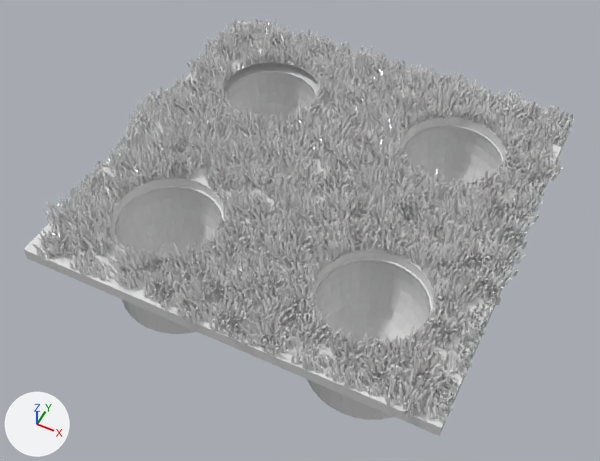
The Blender file GUI/assets/ModelsRaw/FourHoles.blend: old version first, new version second.
Before and after are seen from a camera (50 mm lens) standing at (12.1, -26.3, 29.0) and looking at (-0.7, -0.6, -3.1). Arrows for +X, +Y and +Z are at lower left; the lights stay in place. The picture after the commit comes second.

The older version as bpy lines, for what is in view:
```python
mat_508_002 = bpy.data.materials.new('508.002')
mat_508_002.use_nodes = True; mat_508_002.node_tree.nodes.clear()
_N = mat_508_002.node_tree.nodes; _L = mat_508_002.node_tree.links
n0 = _N.new('ShaderNodeBsdfPrincipled'); n0.name = 'Principled BSDF'
n1 = _N.new('ShaderNodeOutputMaterial'); n1.name = 'Material Output'
n2 = _N.new('ShaderNodeTexImage'); n2.name = 'Image Texture'
n2.image = img_508_002_roughness
_L.new(n0.outputs[0], n1.inputs[0])  # 'BSDF' to 'Surface'
_L.new(n2.outputs[0], n0.inputs[2])  # 'Color' to 'Roughness'
me_cube = bpy.data.meshes.new('Cube')
me_cube.from_pydata(...)  # 136414 vertices, 120659 faces, 244 loose edges; spans x -1.09..1.05, y -1.03..1.04, z -1.0..4.44
me_cube.materials.append(mat_508_002)
me_cylinder = bpy.data.meshes.new('Cylinder')
me_cylinder.from_pydata(...)  # 1540 vertices, 1420 faces; spans x -4.35..1.0, y -1.0..4.41, z -1.0..1.0
me_cylinder.materials.append(mat_material)
ob_cube = bpy.data.objects.new('Cube', me_cube)
ob_cube.location = (0.0, 0.0, 0.0)
ob_cube.delta_scale = (10.0, 10.0, 0.32)
ob_cylinder = bpy.data.objects.new('Cylinder', me_cylinder)
ob_cylinder.location = (5.31, -5.41, -2.48)
ob_cylinder.scale = (3.12, 3.02, 2.27)
```
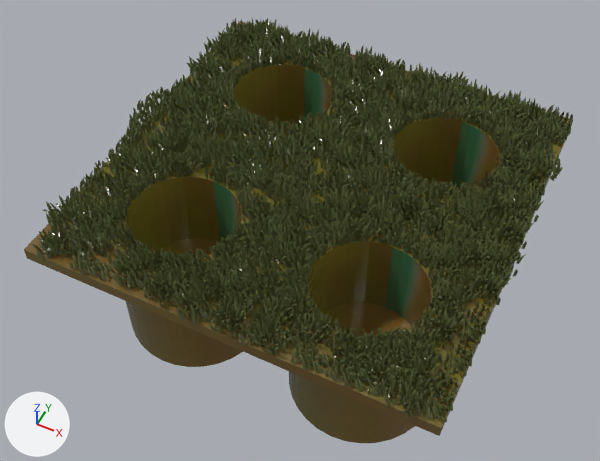
Where the newer file only moved an object's origin or applied its transform, the numbers keep the older frame.

Changed parts and their boxes [x1, y1, x2, y2] in the pictures (600 x 461 px; the box of a moved part takes in the faces that stretch with it):
'Cube', surface changed, reshaped (grey to green)
    before: [24, 18, 573, 436]
    after: [24, 18, 573, 443]
'Cylinder', deleted
    before: [114, 67, 504, 420]
part 1 of me_cube, moved or reshaped
    before: [399, 246, 403, 256]
    after: [350, 329, 353, 341]
part 2 of me_cube, moved or reshaped
    before: [361, 237, 367, 248]
    after: [381, 329, 385, 342]
part 3 of me_cube, moved or reshaped
    before: [349, 236, 352, 246]
    after: [418, 315, 424, 328]
part 4 of me_cube, deleted
    before: [174, 60, 462, 284]
part 5 of me_cube, moved or reshaped
    before: [24, 22, 573, 428]
    after: [24, 22, 573, 443]

Diff of the bpy script that builds the scene:
```diff
--- a/GUI/assets/ModelsRaw/FourHoles.blend.py
+++ b/GUI/assets/ModelsRaw/FourHoles.blend.py
@@ mat_508_002 @@
 n0 = _N.new('ShaderNodeBsdfPrincipled'); n0.name = 'Principled BSDF'
 n1 = _N.new('ShaderNodeOutputMaterial'); n1.name = 'Material Output'
-n2 = _N.new('ShaderNodeTexImage'); n2.name = 'Image Texture'
-n2.image = img_508_002_roughness
+n3 = _N.new('ShaderNodeTexImage'); n3.name = 'Image Texture.001'
+n3.image = img_508_002_roughness
 _L.new(n0.outputs[0], n1.inputs[0])  # 'BSDF' to 'Surface'
-_L.new(n2.outputs[0], n0.inputs[2])  # 'Color' to 'Roughness'
+_L.new(n3.outputs[0], n0.inputs[0])  # 'Color' to 'Base Color'
+_L.new(n3.outputs[0], n0.inputs[2])  # 'Color' to 'Roughness'
@@ me_cube @@
 # used by ob_cube; location = (0.0, 0.0, 0.0); delta_scale = (10.0, 10.0, 0.32)
-me_cube.from_pydata(...)  # 136414 vertices, 120659 faces, 244 loose edges; spans x -1.09..1.05, y -1.03..1.04, z -1.0..4.44
+me_cube.from_pydata(...)  # 135631 vertices, 119781 faces, 214 loose edges; spans x -1.09..1.05, y -1.03..1.04, z -21.7..4.44
+# me_cube part 1: the loose piece of 10 vertices spanning x 0.52..0.55, y -0.28..-0.26, z 1.1..2.94 is moved by (-0.01, -0.52, 0.0)
+# me_cube part 2: the loose piece of 10 vertices spanning x 0.36..0.39, y -0.32..-0.31, z 0.82..3.98 is scaled about its middle by (-1.13, -0.328, 1.17), then moved by (0.28, -0.44, 0.2)
+# me_cube part 3: the loose piece of 10 vertices spanning x 0.31..0.33, y -0.34..-0.32, z 0.83..3.6 is scaled about its middle by (-0.795, -1.1, 1), then moved by (0.44, -0.27, 0.0)
+# me_cube part 4: 437 loose pieces with 4350 vertices, spanning x -0.58..0.74, y -0.75..0.75, z 0.68..4.44, are deleted
+# me_cube part 5: 78 vertices moved within x -0.78..0.78, y -0.8..0.75, z -1.0..3.14; 5753 vertices removed from x -0.79..0.79, y -0.81..0.76, z -1.0..4.44; 9316 vertices added at x -0.82..0.86, y -0.86..0.87, z -21.7..4.44
+# other edits to the shape of me_cube do not show in these pictures
 me_cube.materials.append(mat_508_002)
+me_cube.materials.append(mat_508_002)
@@ ob_cylinder @@
-ob_cylinder = bpy.data.objects.new('Cylinder', me_cylinder)
-ob_cylinder.location = (5.31, -5.41, -2.48)
-ob_cylinder.scale = (3.12, 3.02, 2.27)
```
